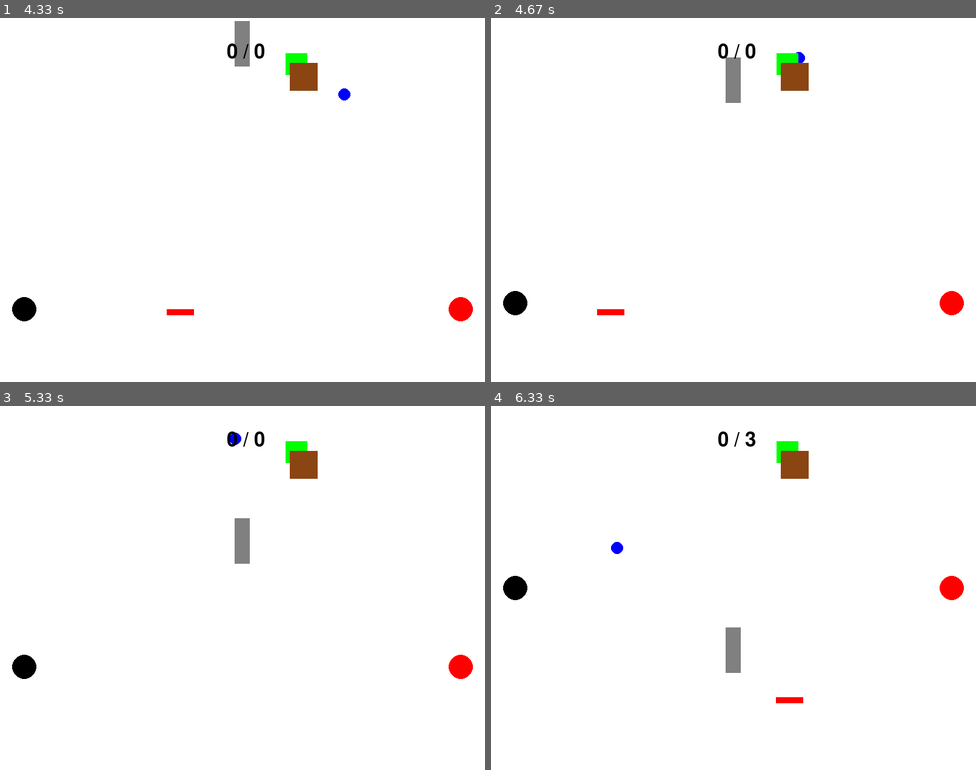
Above: before the commit, frames 1-4 (two rows, left to right).
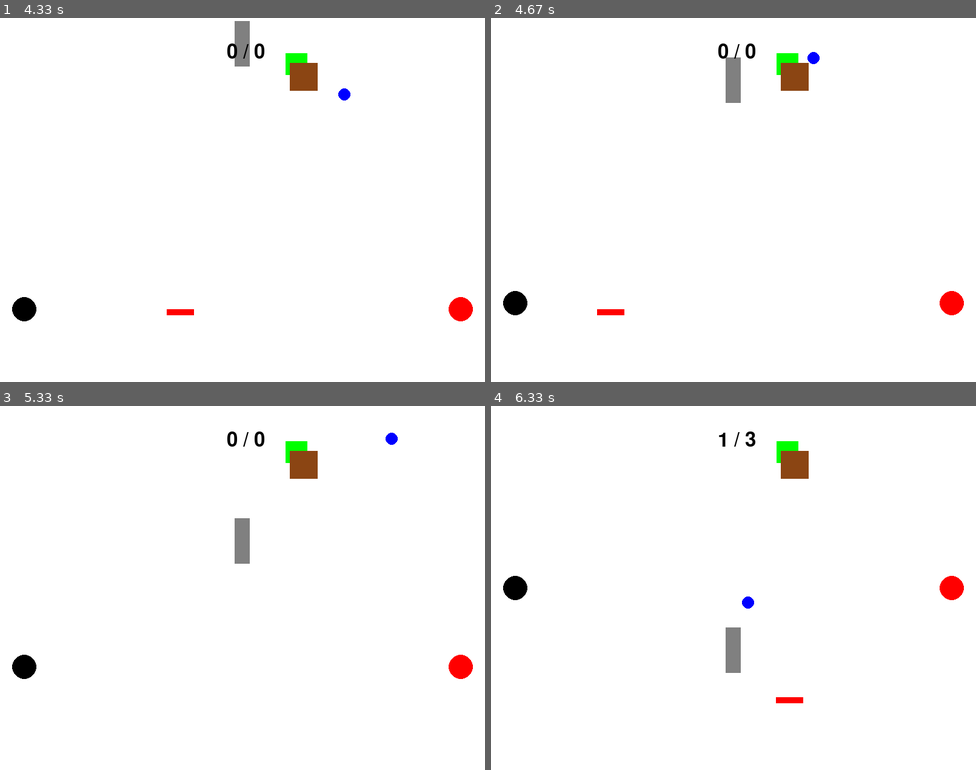
Above: after the commit, the same moments.

Repository: AreesSomani1234/ICD2O
Game: pygame game, started from Unit 6- Python Modules- Python Games/Day 7 - Unit Project/gameproject.py
The game is run twice, just before and just after one commit, with the same random seed, the same clock (stepped at 60 frames per second) and the same inputs.
Inputs:
- Up to frame 1 (4.33 s): hold Left 0.33-0.87 s; hold Down 0.9-1.2 s; hold S 0.9-1.2 s; hold Left 1.23-1.63 s; hold Up 1.67-2.03 s; hold W 1.67-2.03 s; hold Down 2.07-2.43 s; hold S 2.07-2.43 s; hold Left 2.47-2.93 s; hold Up 2.97-3.27 s; hold W 2.97-3.27 s; hold Left 3.3-3.83 s; hold Down 3.87-4.17 s; hold S 3.87-4.17 s
- Up to frame 2 (4.67 s): hold Up from 4.63 s (still down); hold W from 4.63 s (still down)
- Up to frame 3 (5.33 s): release Up at 5 s; release W at 5 s; hold Down from 5.03 s (still down); hold S from 5.03 s (still down)
- Up to frame 4 (6.33 s): release Down at 5.4 s; release S at 5.4 s; hold Left 5.43-5.9 s; hold Up 5.93-6.23 s; hold W 5.93-6.23 s; hold Left from 6.27 s (still down)

Frame 1 is identical in both runs. In frame 2, 0.1% of the frame differs, in the area x 62-68%, y 9-13%; in frame 3, 0.1%; in frame 4, 0.2%, in the area x 24-55%, y 7-56%.

Commit message:
collisions final

Diff:
--- a/Unit 6- Python Modules- Python Games/Day 7 - Unit Project/gameproject.py
+++ b/Unit 6- Python Modules- Python Games/Day 7 - Unit Project/gameproject.py
@@ -207,6 +207,10 @@
     #Rectangle around yellow (score) powerup
     yellow_powerup = pygame.Rect(yellow_powerup_x, yellow_powerup_y, yellow_powerup_size, yellow_powerup_size)
 
+    #yellow powerup colliding with ball
+    if ball.colliderect(yellow_powerup):
+        ball_speed_x *= -1
+
     #left bullet collision with yellow powerup
     if left_bullet.colliderect(yellow_powerup):
         left_random_yellow_powerup = random.randint(0,4)
@@ -305,6 +309,10 @@
     if (brown_speed_powerup_x == yellow_powerup_x) and (brown_speed_powerup_y == yellow_powerup_y):
             brown_speed_powerup_x = random.randint(200, SCREEN_WIDTH - 200)
             brown_speed_powerup_y = random.randint(0, SCREEN_HEIGHT - brown_speed_powerup_size)
+
+    #ball colliding with Brown powerup
+    if ball.colliderect(brown_powerdown):
+        ball_speed_x *= -1
 
     #Left bullet collision with Brown powerdown
     if left_bullet.colliderect(brown_powerdown):
